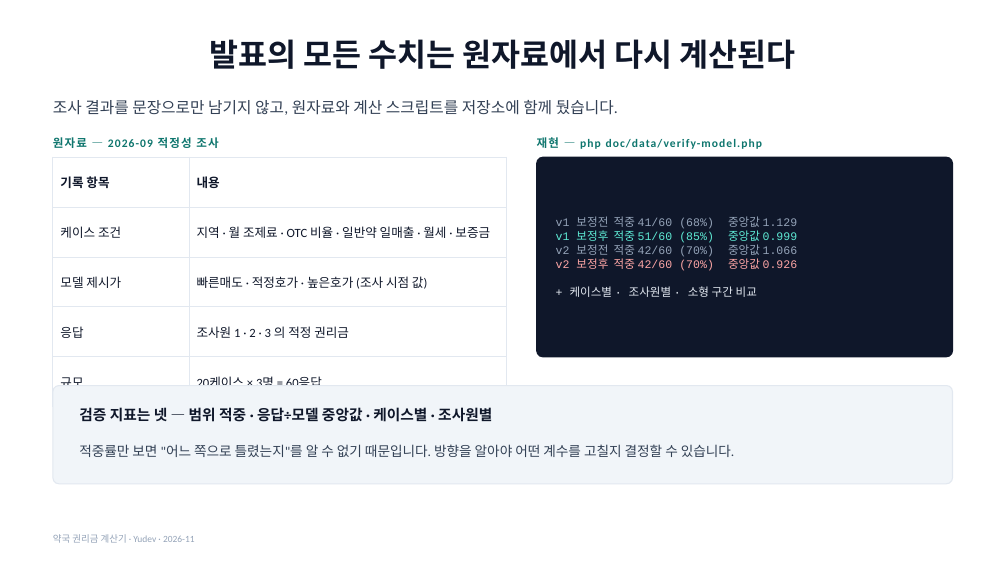
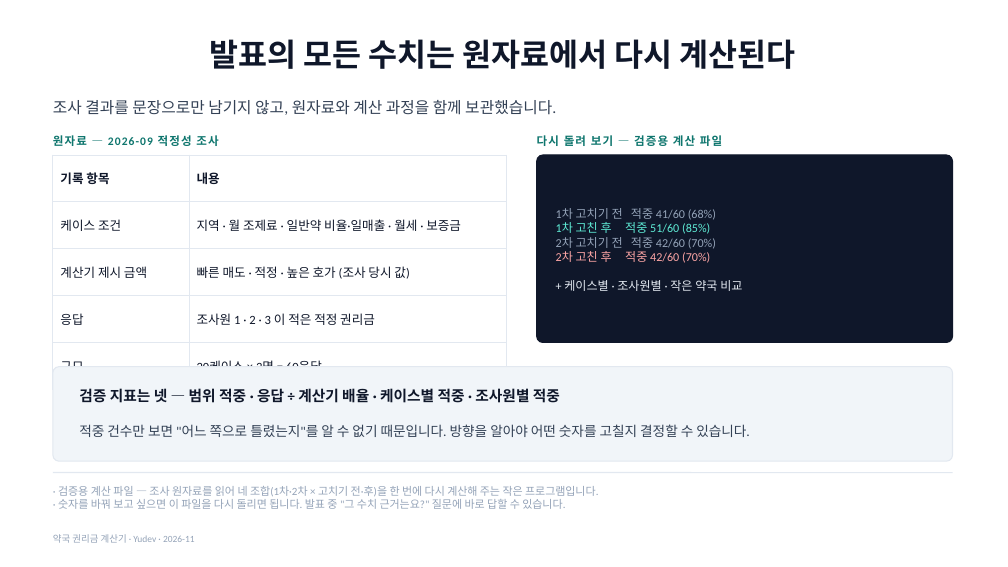
Before and after one commit to YUSEONCHUN/calculating, a slide deck: slide 18 of doc/slides/권리금계산기_프로젝트.pptx. Drawn at 1008x567 pixels with LibreOffice and Linux fonts; fonts in the diff are those of the drawing. Boxes give left, top, right and bottom in pixels: in the first picture for what was removed or moved away, otherwise in the second. Text is boxed around its words. In the diff, an @@ line names an element or a change of style, - is before the commit and + after.

```diff
--- a/doc/slides/권리금계산기_프로젝트.pptx
+++ b/doc/slides/권리금계산기_프로젝트.pptx
@@ text at (53,100,556,115): text changed @@
-조사 결과를 문장으로만 남기지 않고, 원자료와 계산 스크립트를 저장소에 함께 뒀습니다.
+조사 결과를 문장으로만 남기지 않고, 원자료와 계산 과정을 함께 보관했습니다.
@@ text at (537,135,722,146): text changed @@
-재현 — php doc/data/verify-model.php
+다시 돌려 보기 — 검증용 계산 파일
@@ table at (53,155,507,370) @@
-row 2, column 2: 지역 · 월 조제료 · OTC 비율 · 일반약 일매출 · 월세 · 보증금
+row 2, column 2: 지역 · 월 조제료 · 일반약 비율·일매출 · 월세 · 보증금
-row 3, column 1: 모델 제시가
+row 3, column 1: 계산기 제시 금액
-row 3, column 2: 빠른매도 · 적정호가 · 높은호가 (조사 시점 값)
+row 3, column 2: 빠른 매도 · 적정 · 높은 호가 (조사 당시 값)
-row 4, column 2: 조사원 1 · 2 · 3 의 적정 권리금
+row 4, column 2: 조사원 1 · 2 · 3 이 적은 적정 권리금
@@ rounded rectangle: place and size @@
-rounded rectangle at (537,157,953,357)
+rounded rectangle at (537,155,953,343)
@@ rounded rectangle at (537,155,953,343): proportions changed @@
@@ text at (556,208,742,291): text changed; size 11 to 11.5 pt; font Courier New to Calibri @@
-v1 보정전 적중 41/60 (68%) 중앙값 1.129
-v1 보정후 적중 51/60 (85%) 중앙값 0.999
-v2 보정전 적중 42/60 (70%) 중앙값 1.066
-v2 보정후 적중 42/60 (70%) 중앙값 0.926
-+ 케이스별 · 조사원별 · 소형 구간 비교
+1차 고치기 전 적중 41/60 (68%)
+1차 고친 후 적중 51/60 (85%)
+2차 고치기 전 적중 42/60 (70%)
+2차 고친 후 적중 42/60 (70%)
++ 케이스별 · 조사원별 · 작은 약국 비교
@@ rounded rectangle at (53,367,953,461): proportions changed @@
@@ rounded rectangle: place and size @@
-rounded rectangle at (53,386,953,484)
+rounded rectangle at (53,367,953,461)
@@ text at (79,386,560,405): text changed @@
-검증 지표는 넷 — 범위 적중 · 응답÷모델 중앙값 · 케이스별 · 조사원별
+검증 지표는 넷 — 범위 적중 · 응답 ÷ 계산기 배율 · 케이스별 적중 · 조사원별 적중
@@ text at (79,424,749,437): text changed @@
-적중률만 보면 "어느 쪽으로 틀렸는지"를 알 수 없기 때문입니다. 방향을 알아야 어떤 계수를 고칠지 결정할 수 있습니다.
+적중 건수만 보면 "어느 쪽으로 틀렸는지"를 알 수 없기 때문입니다. 방향을 알아야 어떤 숫자를 고칠지 결정할 수 있습니다.
@@ line added from (53, 473) to (953, 473), #E2E8F0 1 pt @@
@@ text added at (58,486,599,509), 10.5 pt, text #94A3B8 @@
+· 검증용 계산 파일 — 조사 원자료를 읽어 네 조합(1차·2차 × 고치기 전·후)을 한 번에 다시 계산해 주는 작은 프로그램입니다.
+· 숫자를 바꿔 보고 싶으면 이 파일을 다시 돌리면 됩니다. 발표 중 "그 수치 근거는요?" 질문에 바로 답할 수 있습니다.
```
Also in this commit, not shown: 18 other slides changed, 3 slides added, 2 slides removed, 5 other files.
